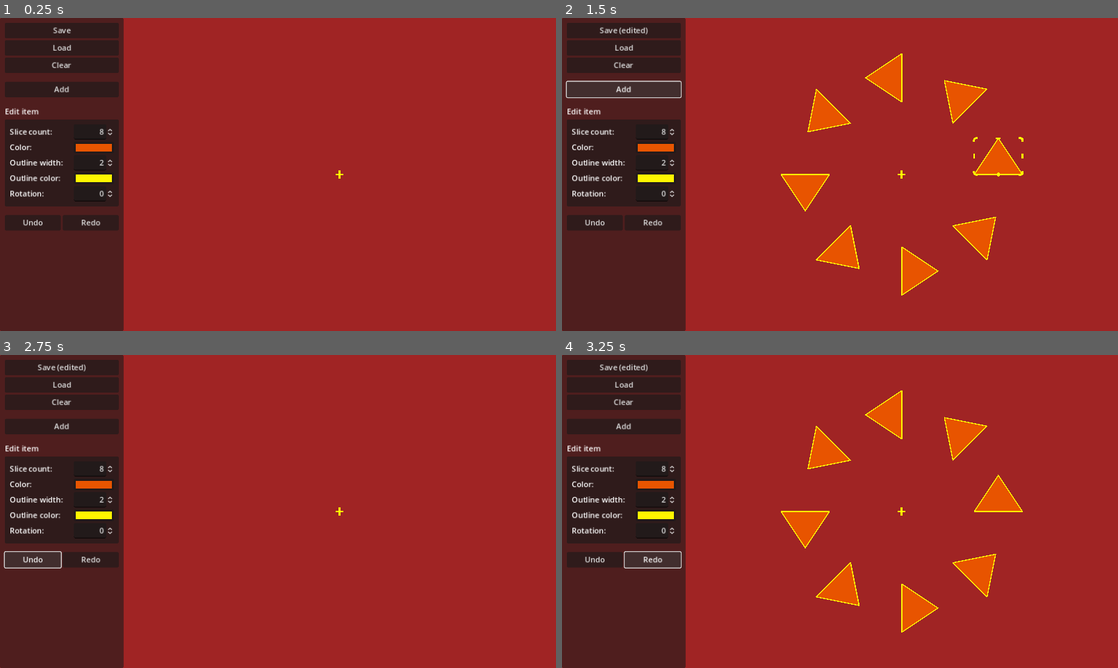
Above: before the commit, frames 1-4 (two rows, left to right).
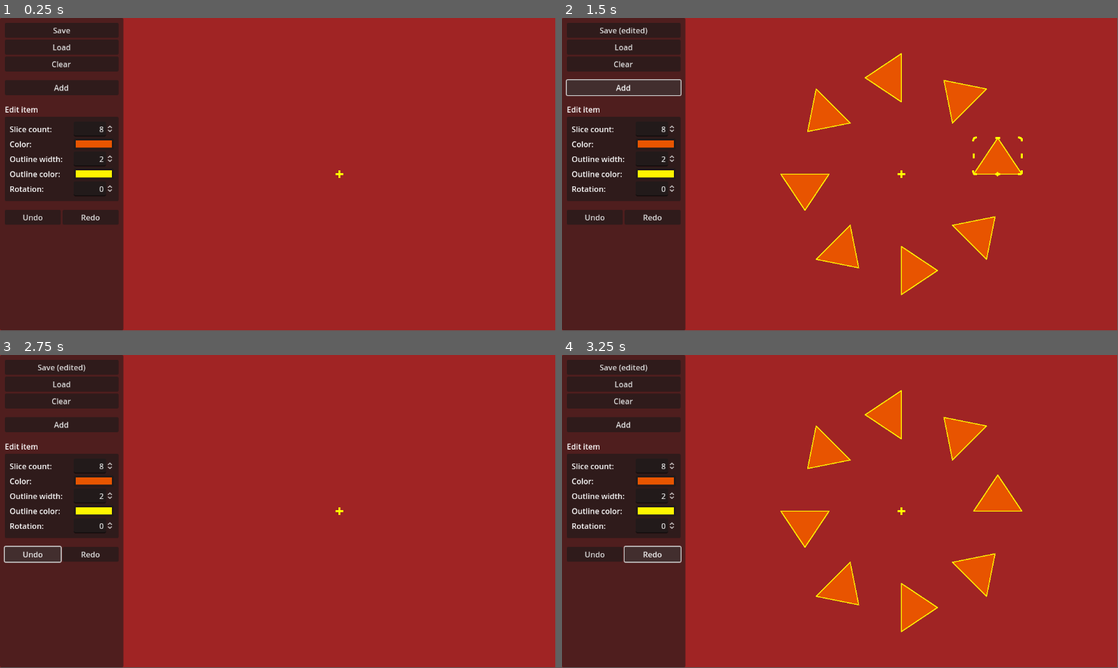
Above: after the commit, the same moments.

Repository: zoeesilcock/symmetar
Game: Godot game, scene res://Main.tscn
The game is run twice, just before and just after one commit, with the same random seed, the same clock (stepped at 60 frames per second) and the same inputs.
Inputs:
- Up to frame 1 (0.25 s): no input
- Up to frame 2 (1.5 s): click "Clear" at 0.5 s; click "Add" at 1.25 s
- Up to frame 3 (2.75 s): click "Undo" at 2 s
- Up to frame 4 (3.25 s): click "Redo" at 2.75 s
In our replay, the window is 800x450 before the commit and 799x449 after it. These sizes can differ from the game's own. Grey fills any space a smaller window leaves; there, only what the larger window draws over its background counts as a difference.

The runs differ from the first frame. In frame 1, 3.3% of the frame differs, in the area x 0-62%, y 0-100%; in frame 2, 4.3%, in the area x 0-83%, y 0-100%; in frame 3, 3.3%; in frame 4, 3.9%.

Commit message:
Double main window scale when on HiDPI screens

Diff:
--- /dev/null
+++ b/Main.gd
@@ -0,0 +1,34 @@
+class_name Main
+extends Node2D
+
+# References
+@export var ui_state : UIState
+
+func _ready() -> void:
+	ui_state.main_window_scale = _calculate_main_scale()
+
+	_set_main_window_scale()
+	_set_main_window_size()
+
+func _set_main_window_size() -> void:
+	var default_window_size : Vector2 = Vector2(
+		ProjectSettings.get("display/window/size/viewport_width"),
+		ProjectSettings.get("display/window/size/viewport_height")
+	)
+
+	DisplayServer.window_set_min_size(default_window_size * ui_state.main_window_scale)
+	DisplayServer.window_set_size(default_window_size * ui_state.main_window_scale)
+
+func _set_main_window_scale() -> void:
+	get_tree().root.content_scale_factor = ui_state.main_window_scale
+
+func _calculate_main_scale() -> float:
+	var main_scale : float = 1.0
+
+	if OS.get_name() == "macOS":
+		main_scale = DisplayServer.screen_get_max_scale()
+	else:
+		if DisplayServer.screen_get_dpi() >= 192:
+			main_scale = 2.0
+
+	return main_scale
--- a/Main.tscn
+++ b/Main.tscn
@@ -1,9 +1,13 @@
-[gd_scene load_steps=3 format=3 uid="uid://uyebueqq35xu"]
+[gd_scene load_steps=5 format=3 uid="uid://uyebueqq35xu"]
 
 [ext_resource type="PackedScene" uid="uid://cn6aov1t3u3y2" path="res://UI/UI.tscn" id="1_tbaje"]
+[ext_resource type="Script" path="res://Main.gd" id="1_th2y0"]
 [ext_resource type="PackedScene" uid="uid://b0xsay7lqoc07" path="res://World/World.tscn" id="2_joqbc"]
+[ext_resource type="Resource" uid="uid://chkr4prm0pu47" path="res://UI/UIState.tres" id="2_v7q8m"]
 
 [node name="Main" type="Node2D"]
+script = ExtResource("1_th2y0")
+ui_state = ExtResource("2_v7q8m")
 
 [node name="UI" parent="." node_paths=PackedStringArray("world") instance=ExtResource("1_tbaje")]
 world = NodePath("../World")
--- a/UI/UIState.gd
+++ b/UI/UIState.gd
@@ -2,6 +2,7 @@
 extends Resource
 
 # Data
+@export var main_window_scale : float
 @export var any_slice_is_dragging : bool
 @export var any_slice_is_rotating : bool
 @export var any_slice_is_pivoting : bool
--- a/UI/UIState.tres
+++ b/UI/UIState.tres
@@ -4,7 +4,16 @@
 
 [resource]
 script = ExtResource("1_tokba")
+main_window_scale = 1.0
 any_slice_is_dragging = false
 any_slice_is_rotating = false
+any_slice_is_pivoting = false
+any_slice_is_scaling = false
+any_slice_is_highlighted = false
+any_slice_is_busy = false
 selected_element_index = -1
 selected_slice_index = -1
+slice_color_picker_visible = false
+slice_outline_color_picker_visible = false
+document_name = ""
+document_is_dirty = false
--- a/project.godot
+++ b/project.godot
@@ -26,8 +26,7 @@
 
 [display]
 
-window/stretch/mode="canvas_items"
-window/stretch/aspect="expand"
+window/stretch/aspect="ignore"
 
 [rendering]
 
